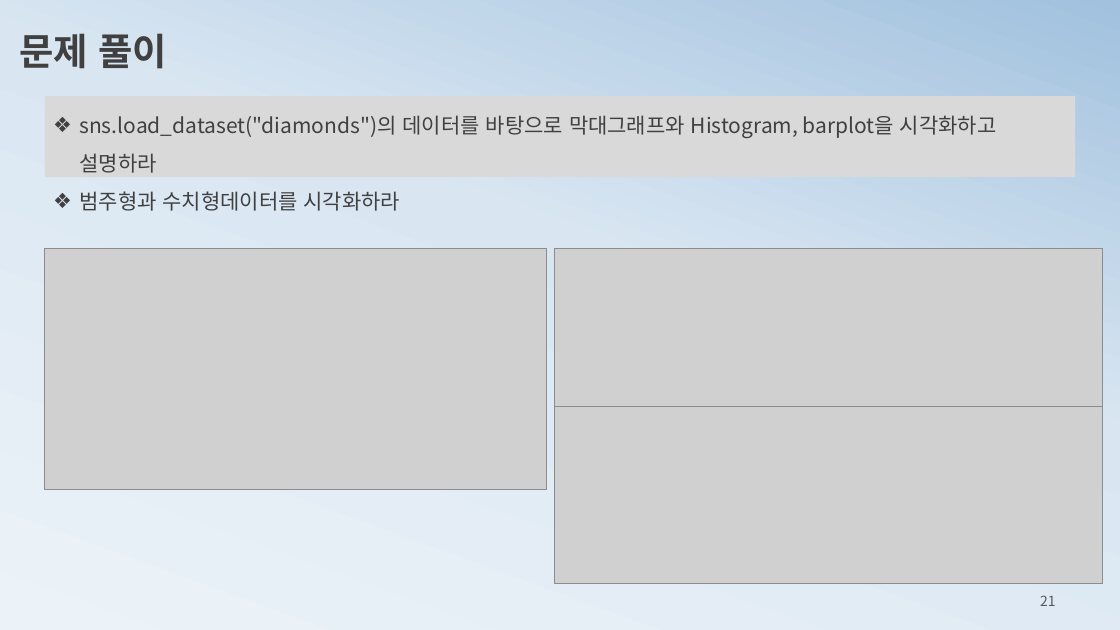
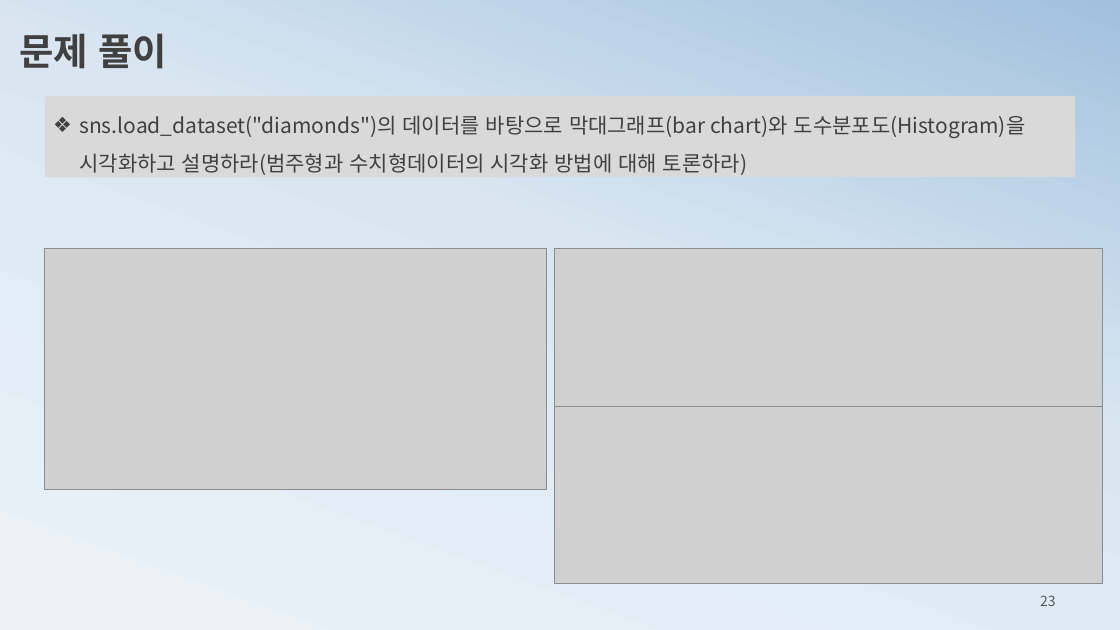
Before and after one commit to ancestor9/mathematics-for-machine-learning, a slide deck: slide 23 of 1_statistics for machine learning.pptx (slide 21 before the commit). Drawn at 1120x630 pixels with LibreOffice and Linux fonts; fonts in the diff are those of the drawing; grey boxes stand for pictures. Boxes give left, top, right and bottom in pixels: in the first picture for what was removed or moved away, otherwise in the second. Text is boxed around its words. In the diff, an @@ line names an element or a change of style, - is before the commit and + after.

```diff
--- a/1_statistics for machine learning.pptx
+++ b/1_statistics for machine learning.pptx
@@ text in rectangle at [79,115,1026,175]: text changed @@
-❖ sns.load_dataset("diamonds")의 데이터를 바탕으로 막대그래프와 Histogram, barplot을 시각화하고 설명하라
-❖ 범주형과 수치형데이터를 시각화하라
+❖ sns.load_dataset("diamonds")의 데이터를 바탕으로 막대그래프(bar chart)와 도수분포도(Histogram)을 시각화하고 설명하라(범주형과 수치형데이터의 시각화 방법에 대해 토론하라)
@@ page number at [1040,595,1056,606]: text changed @@
-21
+23
```
Also in this commit, not shown: 18 other slides changed, 5 slides added, 2 slides removed.
